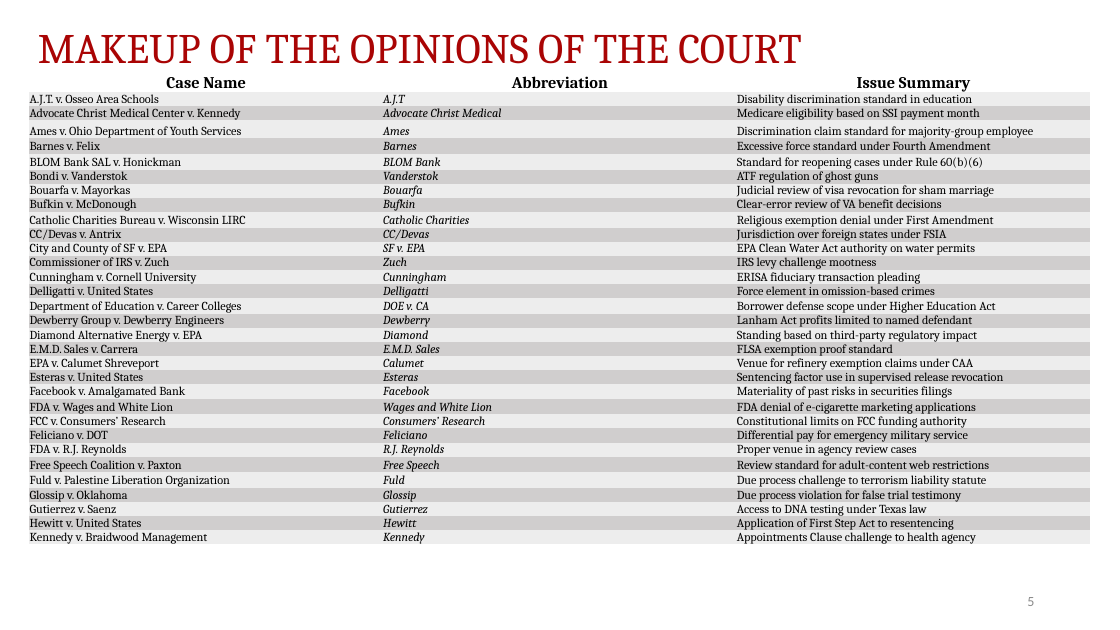
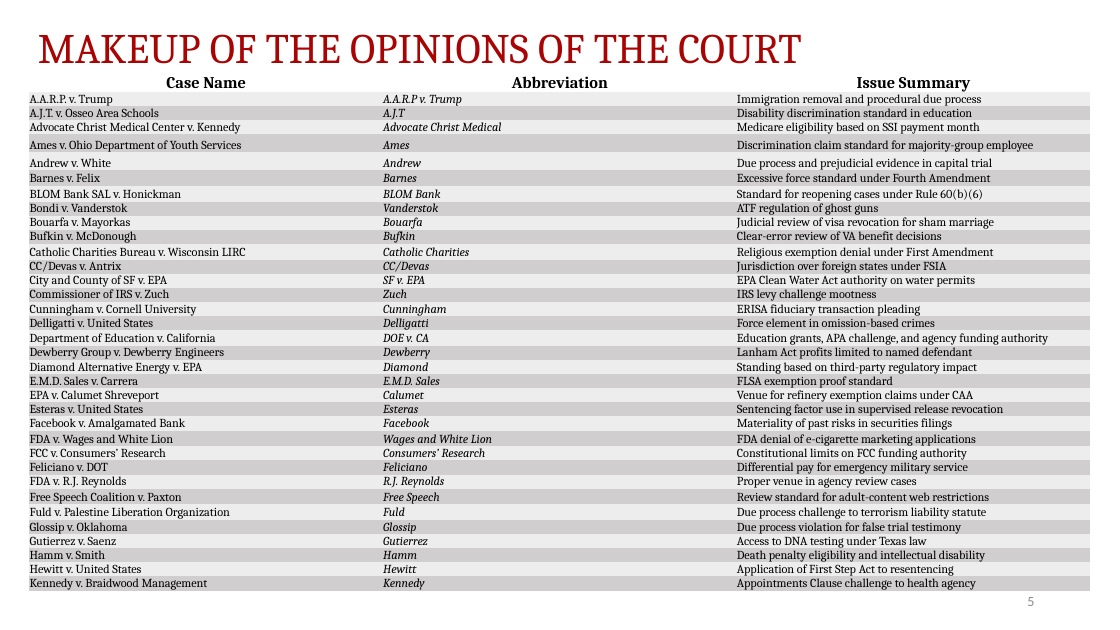
Before and after one commit to JakeTruscott/scotuswatch, a slide deck: slide 5 of Stat Reviews/OT24_StatReview/compilation/SCOTUSBlog/statpack_OT24.pptx. Drawn at 1120x630 pixels with LibreOffice and Linux fonts; fonts in the diff are those of the drawing. Boxes give left, top, right and bottom in pixels: in the first picture for what was removed or moved away, otherwise in the second. Text is boxed around its words. In the diff, an @@ line names an element or a change of style, - is before the commit and + after.

```diff
--- a/Stat Reviews/OT24_StatReview/compilation/SCOTUSBlog/statpack_OT24.pptx
+++ b/Stat Reviews/OT24_StatReview/compilation/SCOTUSBlog/statpack_OT24.pptx
@@ table at (29, 73, 1091, 609) @@
+row 2: A.A.R.P. v. Trump | A.A.R.P v. Trump | Immigration removal and procedural due process
+row 6: Andrew v. White | Andrew | Due process and prejudicial evidence in capital trial
-row 18, column 1: Department of Education v. Career Colleges
+row 18, column 1: Department of Education v. California
-row 18, column 3: Borrower defense scope under Higher Education Act
+row 18, column 3: Education grants, APA challenge, and agency funding authority
+row 33: Hamm v. Smith | Hamm | Death penalty eligibility and intellectual disability
```
Also in this commit, not shown: 10 other slides changed, 2 slides added, 1 slide removed, 35 other files.
